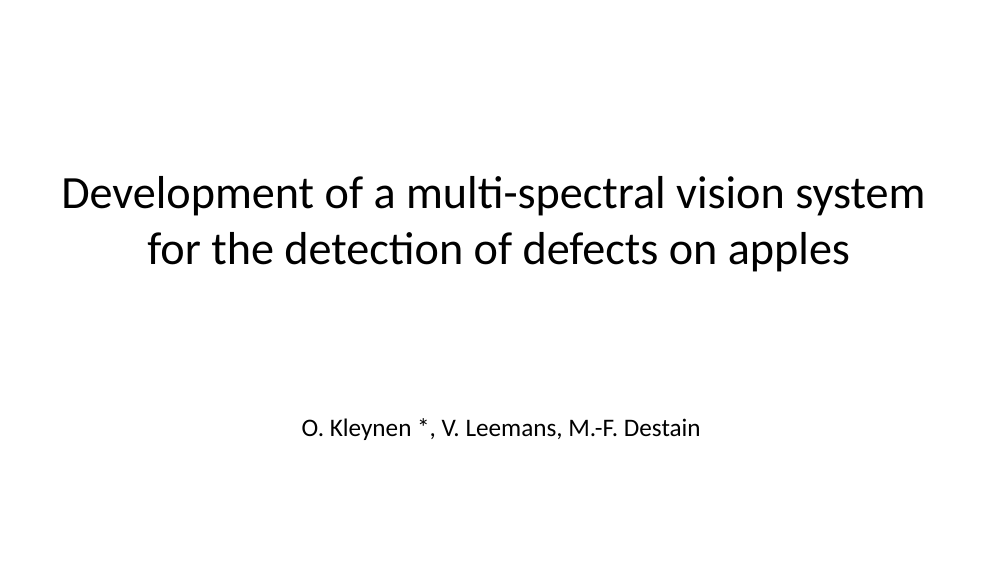
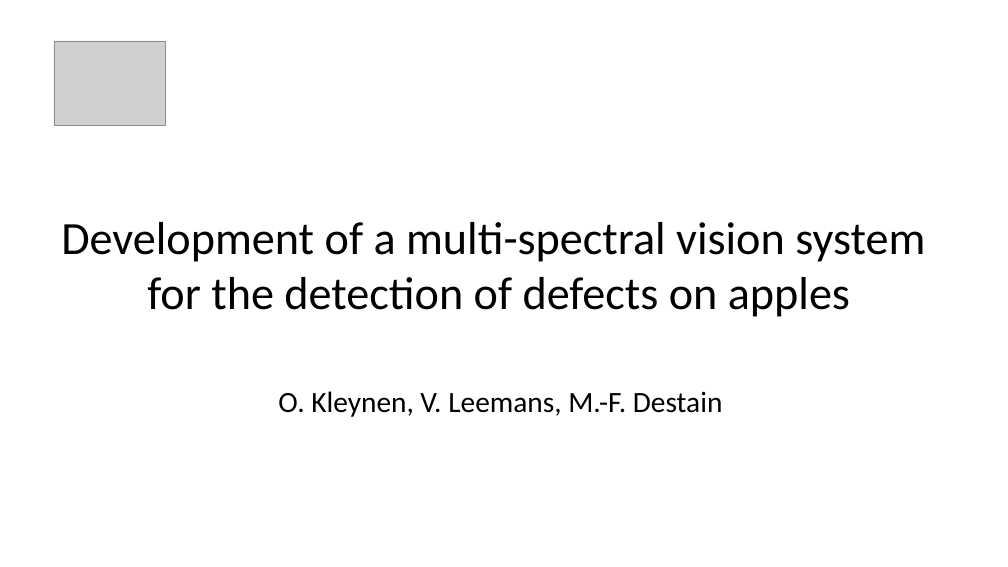
Before and after one commit to Forestierr/heig-vd, a slide deck: slide 1 of cours/EXP/présentation 1/Présentation.pptx. Drawn at 1008x567 pixels with LibreOffice and Linux fonts; fonts in the diff are those of the drawing; grey boxes stand for pictures. Boxes give left, top, right and bottom in pixels: in the first picture for what was removed or moved away, otherwise in the second. Text is boxed around its words. In the diff, an @@ line names an element or a change of style, - is before the commit and + after.

Commit message:
Présentation 1

```diff
--- a/cours/EXP/présentation 1/Présentation.pptx
+++ b/cours/EXP/présentation 1/Présentation.pptx
@@ picture added at [54,41,166,125] @@
@@ text "Development of a multi-spectral vision ...": place and size @@
-text "Development of a multi-spectral vision ..." at [61,176,925,272]
+text "Development of a multi-spectral vision ..." at [61,222,925,317]
@@ text at [278,391,723,417]: text changed; size 24 to 28 pt @@
-O. Kleynen *, V. Leemans, M.-F. Destain
+O. Kleynen, V. Leemans, M.-F. Destain
```
Also in this commit, not shown: 12 slides added, 1 slide removed, 3 other files.
